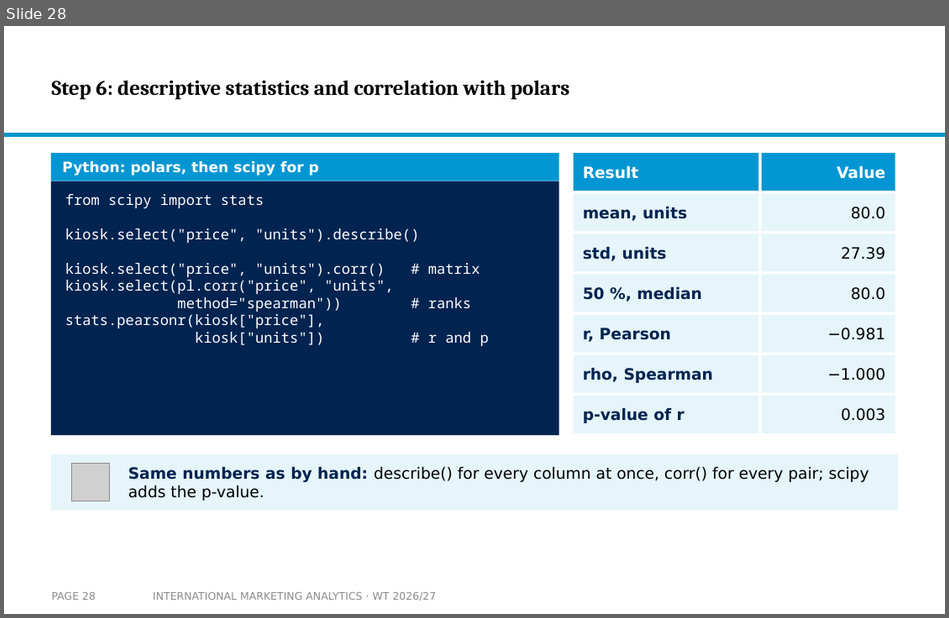
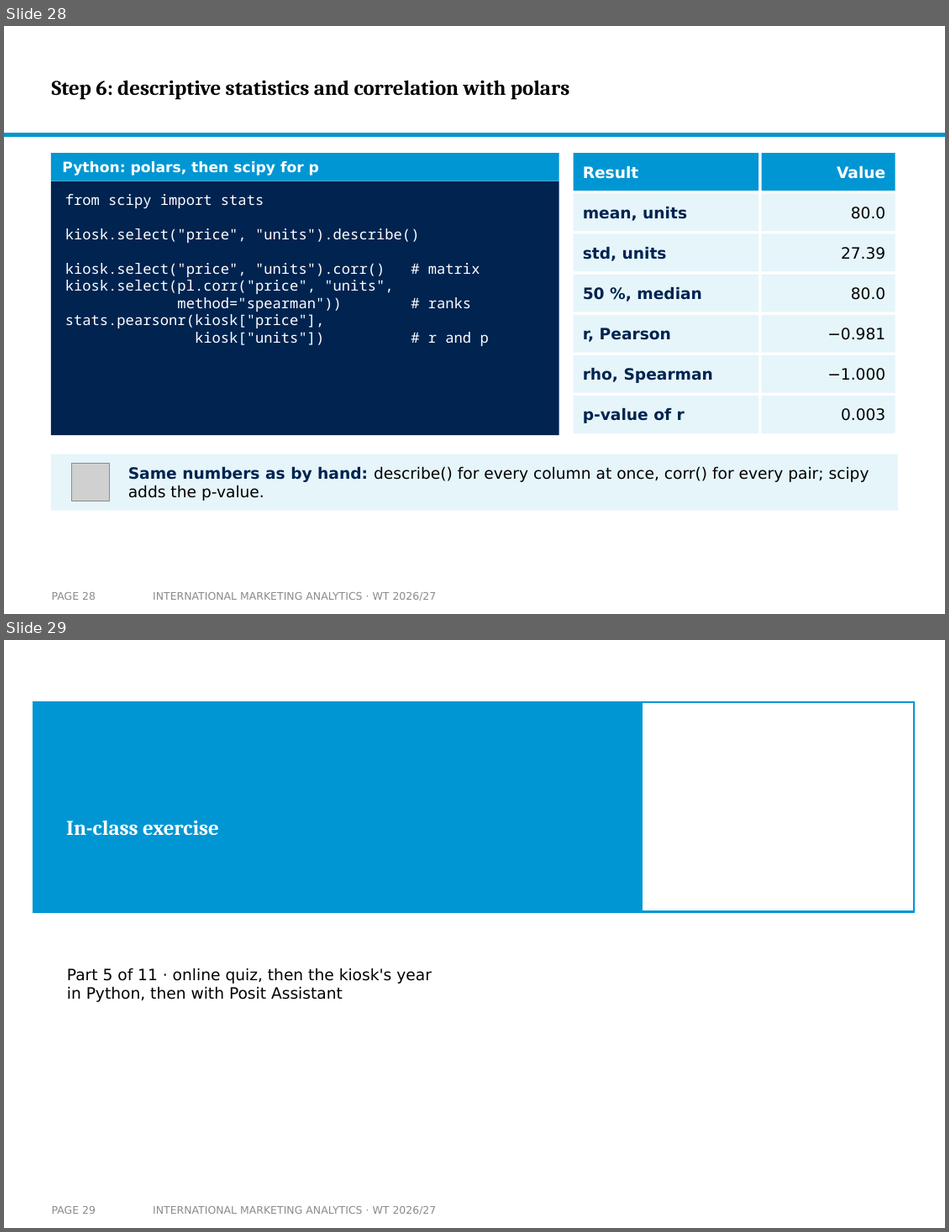
Before and after one commit to arnefloh-wu/international-marketing-analytics-teaching, a slide deck: slides/01b_statistics-and-regression_WT26-27.pptx. Shown one above the other, each under a label of ours: slide 28 before the commit, slides 28 and 29 after it. The pictures are 949x618 and 949x1232 pixels, drawn with LibreOffice and Linux fonts; fonts in the diff are those of the drawing; grey boxes stand for pictures; background and template pictures are left out. Boxes give left, top, right and bottom in pixels: in the first picture for what was removed or moved away, otherwise in the second. Text is boxed around its words. In the diff, an @@ line names an element or a change of style, - is before the commit and + after.

```diff
--- a/slides/01b_statistics-and-regression_WT26-27.pptx
+++ b/slides/01b_statistics-and-regression_WT26-27.pptx
@@ slide 29 added at box(4, 640, 945, 1228), background #FFFFFF @@
@@ rectangle added at box(33, 702, 641, 912), fill #0096D3, outline #0096D3 1.5 pt @@
@@ rectangle added at box(641, 702, 914, 912), fill #FFFFFF, outline #0096D3 1.5 pt @@
@@ title added at box(66, 820, 219, 836), 16 pt, text #FFFFFF, bold @@
+In-class exercise
@@ text added at box(67, 968, 432, 1002), 12 pt, text #000000 @@
+Part 5 of 11 · online quiz, then the kiosk's year in Python, then with Posit Assistant
@@ page number added at box(52, 1206, 96, 1214), 8 pt, text #8C8C8C @@
+PAGE 29
@@ text added at box(153, 1206, 437, 1215), 8 pt, text #8C8C8C @@
+INTERNATIONAL MARKETING ANALYTICS · WT 2026/27
```
Also in this commit, not shown: 5 slides changed, 3 other files.
